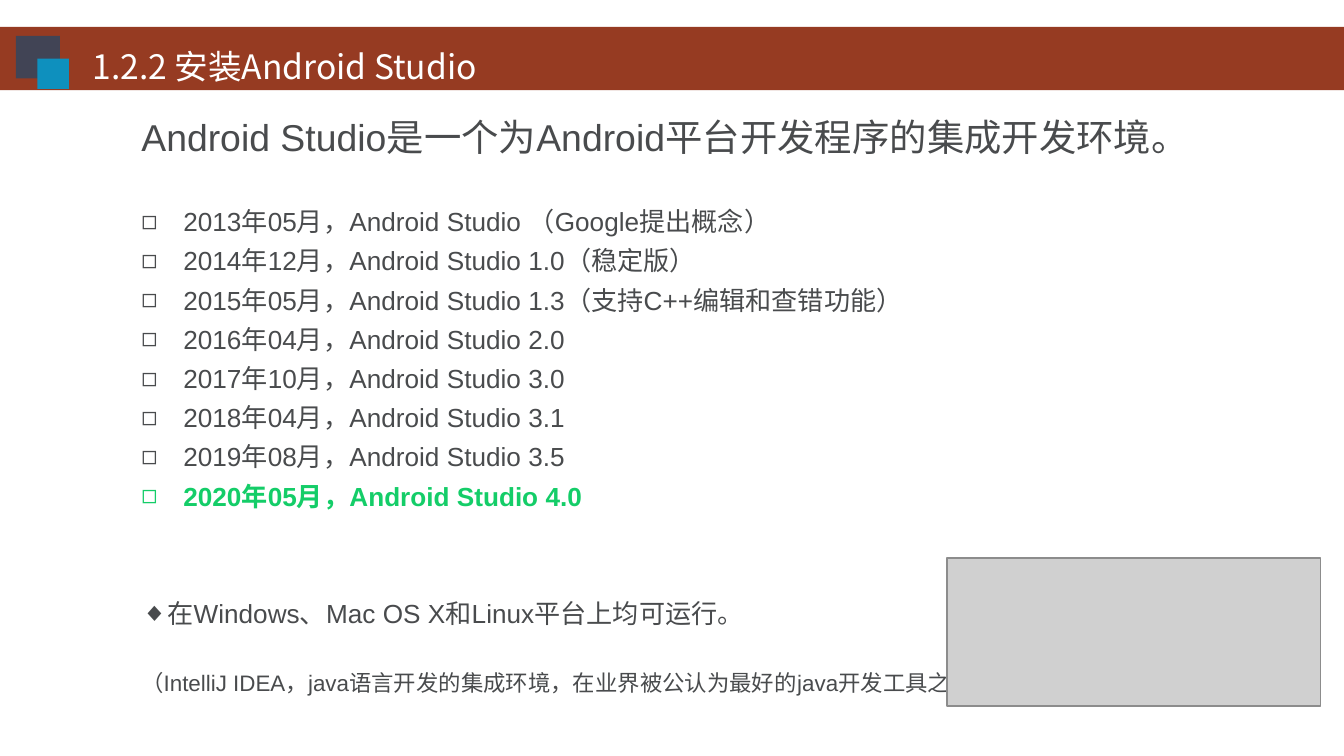
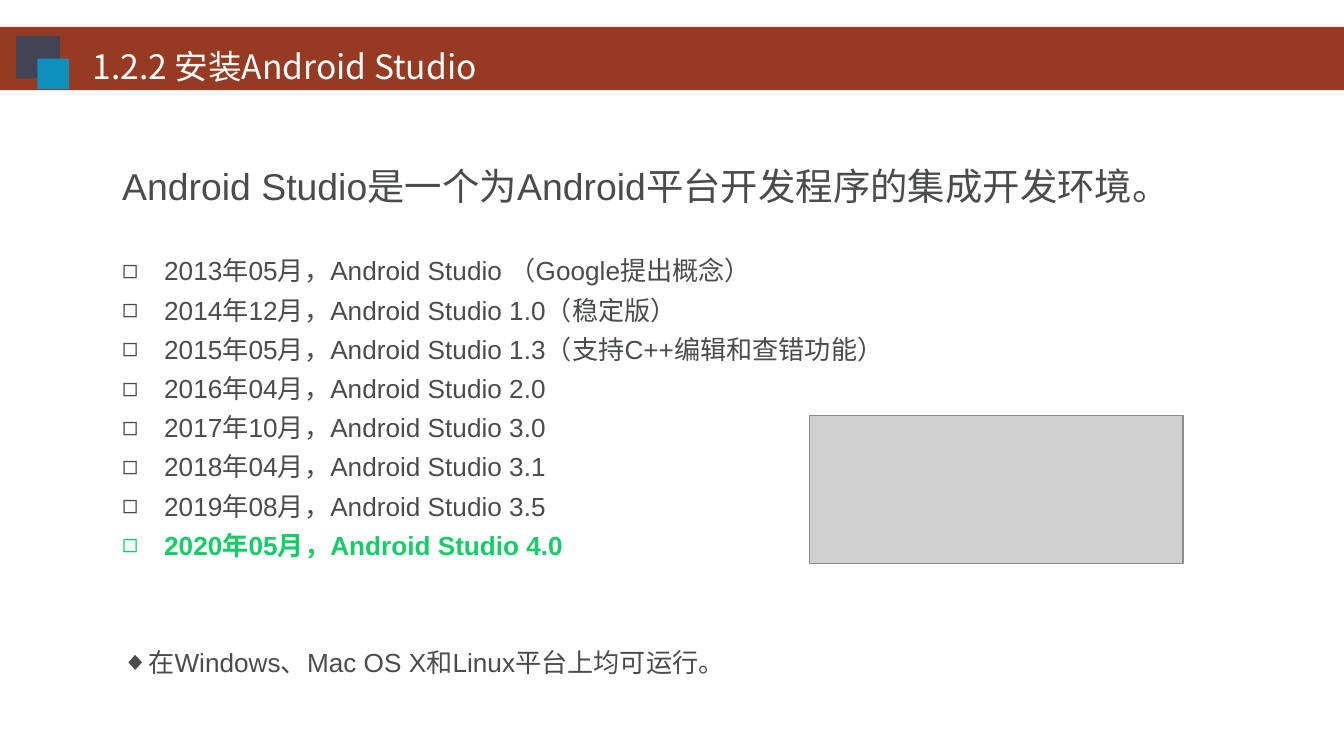
Before and after one commit to HBU/Android-PPT, a slide deck: slide 6 of 01.0 -- 配置环境 -- 第01章.pptx. Drawn at 1344x756 pixels with LibreOffice and Linux fonts; fonts in the diff are those of the drawing; grey boxes stand for pictures; background and template pictures are left out. Boxes give left, top, right and bottom in pixels: in the first picture for what was removed or moved away, otherwise in the second. Text is boxed around its words. In the diff, an @@ line names an element or a change of style, - is before the commit and + after.

```diff
--- a/01.0 -- 配置环境 -- 第01章.pptx
+++ b/01.0 -- 配置环境 -- 第01章.pptx
@@ text "Android Studio是一个为Android平台开发程序的集成开发环境。": place and size @@
-text "Android Studio是一个为Android平台开发程序的集成开发环境。" at bbox=[141, 121, 1188, 696]
+text "Android Studio是一个为Android平台开发程序的集成开发环境。" at bbox=[122, 170, 1169, 674]
@@ picture: place and size @@
-picture at bbox=[948, 558, 1321, 706]
+picture at bbox=[809, 415, 1183, 563]
@@ text at bbox=[141, 672, 972, 696]: paragraph removed @@
-（IntelliJ IDEA，java语言开发的集成环境，在业界被公认为最好的java开发工具之一 ）
```
Also in this commit, not shown: 1 other slide changed, 1 other file.
